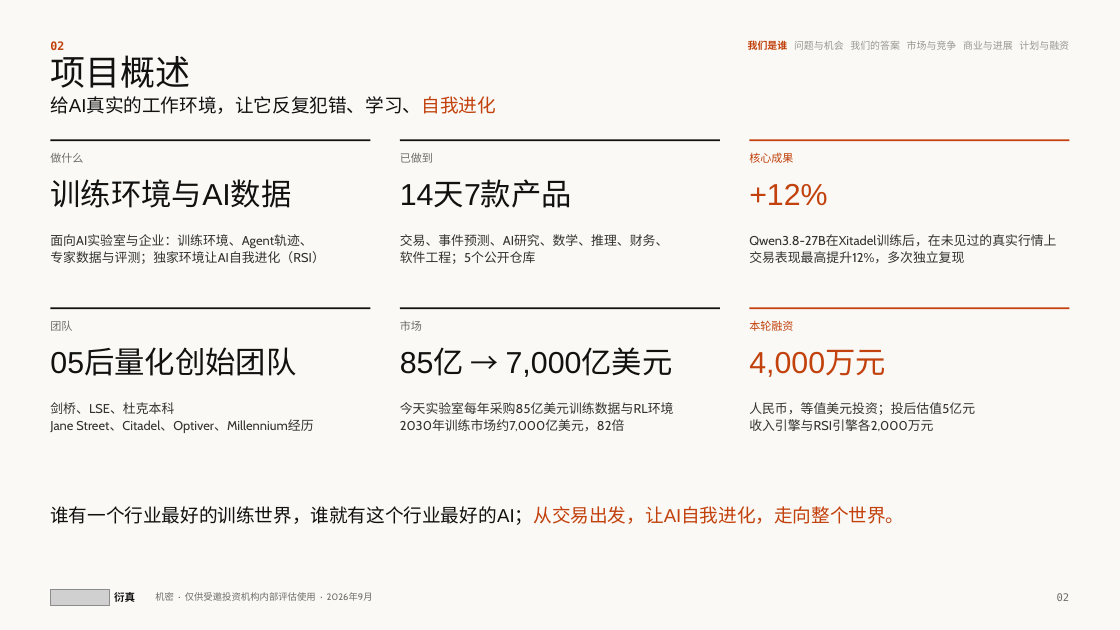
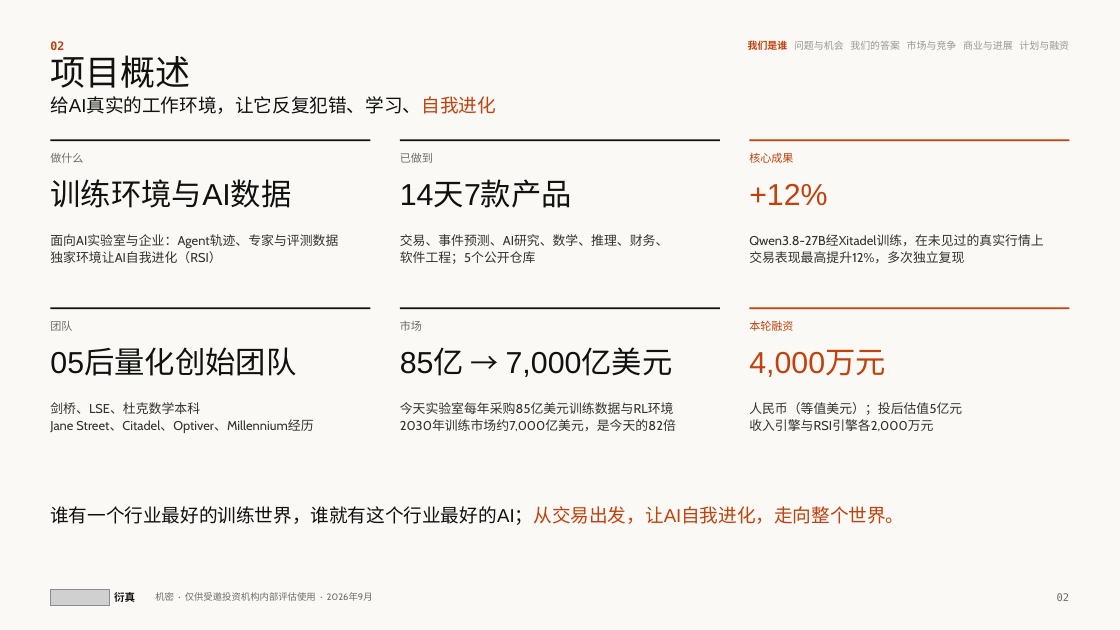
Before and after one commit to wangchen0802/Delta1, a slide deck: slide 2 of SimReal-BP-v27.pptx. Drawn at 1120x630 pixels with LibreOffice and Linux fonts; fonts in the diff are those of the drawing; grey boxes stand for pictures. Boxes give left, top, right and bottom in pixels: in the first picture for what was removed or moved away, otherwise in the second. Text is boxed around its words. In the diff, an @@ line names an element or a change of style, - is before the commit and + after.

```diff
--- a/SimReal-BP-v27.pptx
+++ b/SimReal-BP-v27.pptx
@@ text at [50,234,338,263]: text changed @@
-面向AI实验室与企业：训练环境、Agent轨迹、
-专家数据与评测；独家环境让AI自我进化（RSI）
+面向AI实验室与企业：Agent轨迹、专家与评测数据
+独家环境让AI自我进化（RSI）
@@ text at [749,234,1043,263]: text changed @@
-Qwen3.8-27B在Xitadel训练后，在未见过的真实行情上交易表现最高提升12%，多次独立复现
+Qwen3.8-27B经Xitadel训练，在未见过的真实行情上
+交易表现最高提升12%，多次独立复现
@@ text at [50,402,200,414]: text changed @@
-剑桥、LSE、杜克本科
+剑桥、LSE、杜克数学本科
@@ text at [400,419,676,431]: text changed @@
-2030年训练市场约7,000亿美元，82倍
+2030年训练市场约7,000亿美元，是今天的82倍
@@ text at [749,402,962,415]: text changed @@
-人民币，等值美元投资；投后估值5亿元
+人民币（等值美元）；投后估值5亿元
```
Also in this commit, not shown: 15 other slides changed, 3 other files.
